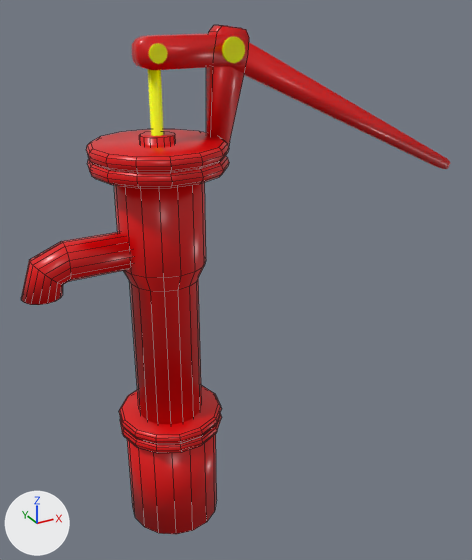
What one commit did to the FBX model Assets/_Game/Model/Pomp.fbx.
Both versions are drawn from a 50 mm camera at (-0.84, -2.08, 2.01) aimed at (0.34, 0.06, 0.94). Lighting does not change. The marker at lower left points along +X, +Y and +Z. Mesh edges are drawn as thin lines on the coarser meshes. Where no turn or scale is listed for an object, it has been applied to the vertices.

Names of what the first picture shows: 'PompBaseMesh', 'PompHolderMesh', 'PompTubeMesh', 'PormpHandleMesh'.
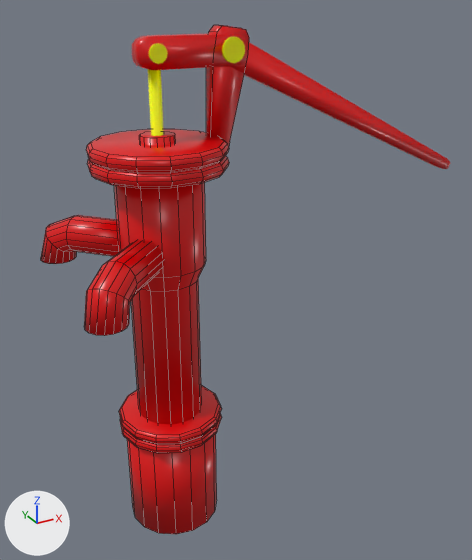
Pixel boxes (x1, y1, x2, y2) of what changed, in the pictures (472 x 560 px):
'PompBaseMesh', reshaped (10% narrower)
    before: (21, 129, 229, 534)
    after: (41, 129, 229, 534)
part 1 of me_torus_001, built on
    before: (21, 232, 133, 305)
    after: (41, 215, 165, 336)

Diff of the bpy script that builds the scene:
```diff
--- a/Assets/_Game/Model/Pomp.fbx.py
+++ b/Assets/_Game/Model/Pomp.fbx.py
@@ me_torus_001 @@
 # used by ob_pompbasemesh; location = (0.0, 0.0, 0.0)
-me_torus_001.from_pydata(...)  # 472 vertices, 382 faces; spans x -0.51..0.24, y -0.24..0.24, z -0.03..1.57
+me_torus_001.from_pydata(...)  # 536 vertices, 432 faces; spans x -0.39..0.24, y -0.38..0.4, z -0.03..1.57
+# me_torus_001 part 1
+# 9 faces are deleted
+# 3 vertices in x -0.36, y -0.07..-0.06, z 1.15..1.2 move by (0.07, 0.28, 0.0)
+# 3 vertices in x -0.12, y -0.07..-0.06, z 1.15..1.2 move by (-0.01, 0.11, 0.0)
+# 56 vertices move from x -0.51..-0.12, y -0.07..0.07, z 1.07..1.24 to x -0.37..-0.03, y -0.21..0.4, z 1.07..1.24
+# 50 vertices are added at x -0.39..-0.12, y -0.38..0.23, z 1.07..1.24
+# 9 new vertices lie (0.17, 0.16, 0.0) away from vertices in x -0.3..-0.21, y -0.29..-0.2, z 1.11..1.24
+# 5 new vertices lie (0.17, 0.17, 0.0) away from vertices in x -0.3..-0.26, y -0.25..-0.2, z 1.11..1.24
+# 59 new faces join them
 me_torus_001.materials.append(mat_pomp1m)
```
